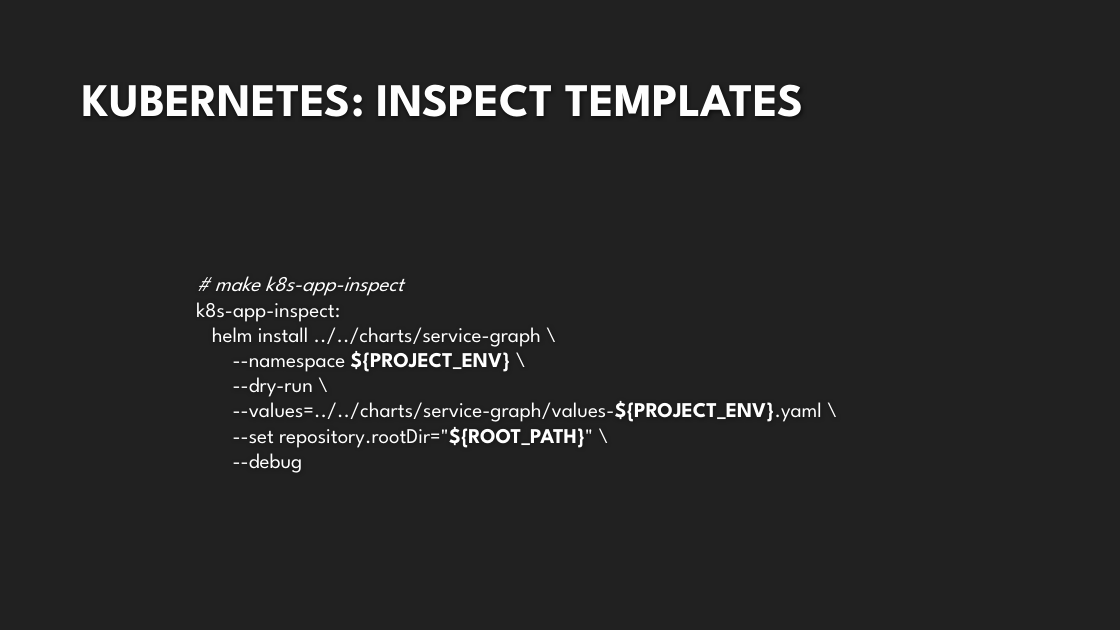
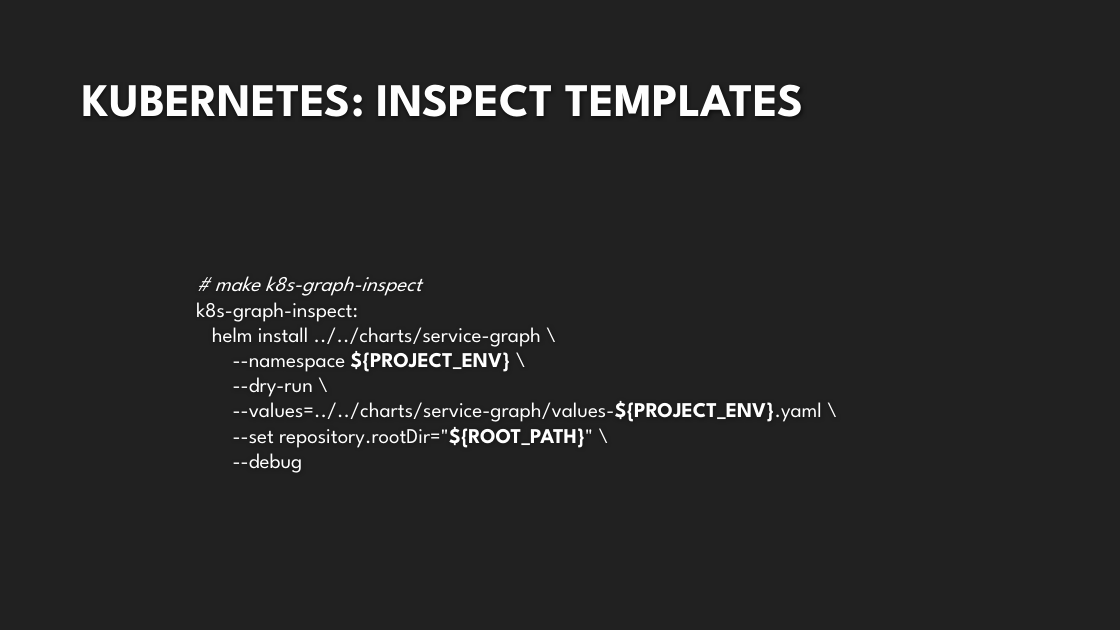
Before and after one commit to bluetechy/NodeJS-Project, a slide deck: slide 15 of Kubernetes Workshop.pptx. Drawn at 1120x630 pixels with LibreOffice and Linux fonts; fonts in the diff are those of the drawing; background and template pictures are left out. Boxes give left, top, right and bottom in pixels: in the first picture for what was removed or moved away, otherwise in the second. Text is boxed around its words. In the diff, an @@ line names an element or a change of style, - is before the commit and + after.

```diff
--- a/Kubernetes Workshop.pptx
+++ b/Kubernetes Workshop.pptx
@@ text at bbox=[196, 276, 822, 473]: text changed @@
-# make k8s-app-inspect
-k8s-app-inspect:
-helm install ../../charts/service-graph \
---namespace ${PROJECT_ENV} \
---dry-run \
---values=../../charts/service-graph/values-${PROJECT_ENV}.yaml \
---set repository.rootDir="${ROOT_PATH}" \
---debug
+# make k8s-graph-inspect
+k8s-graph-inspect:
+helm install ../../charts/service-graph \
+--namespace ${PROJECT_ENV} \
+--dry-run \
+--values=../../charts/service-graph/values-${PROJECT_ENV}.yaml \
+--set repository.rootDir="${ROOT_PATH}" \
+--debug
```
Also in this commit, not shown: 3 other slides changed, 1 other file.
